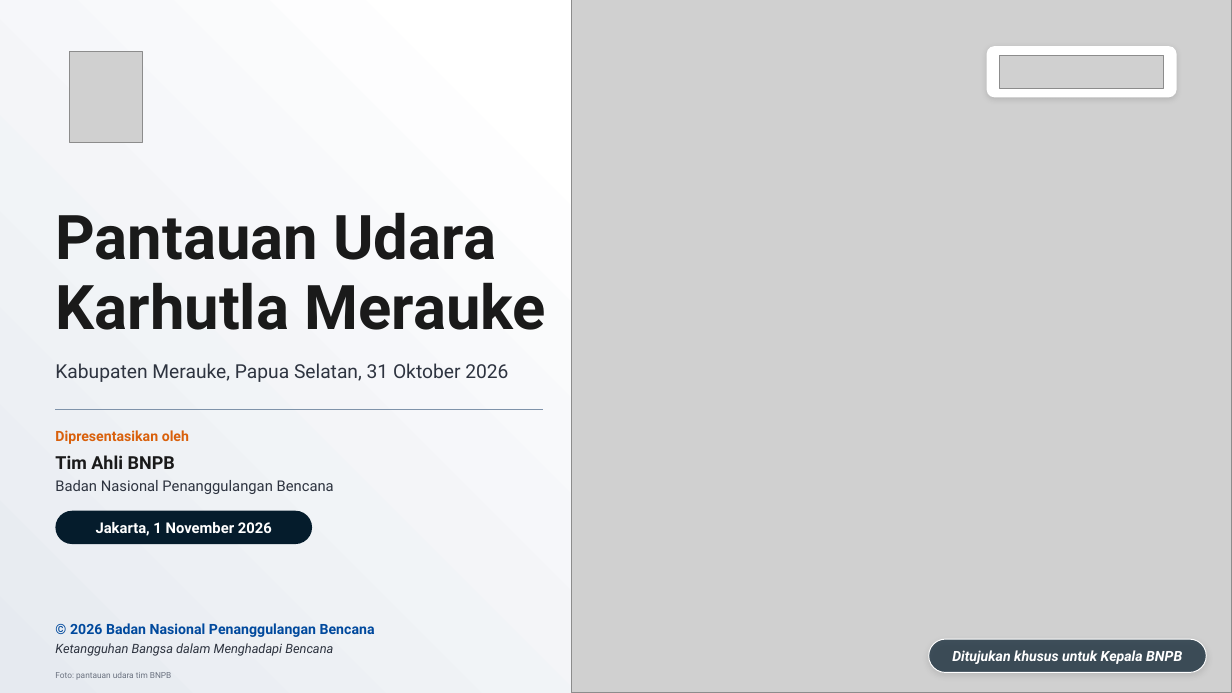
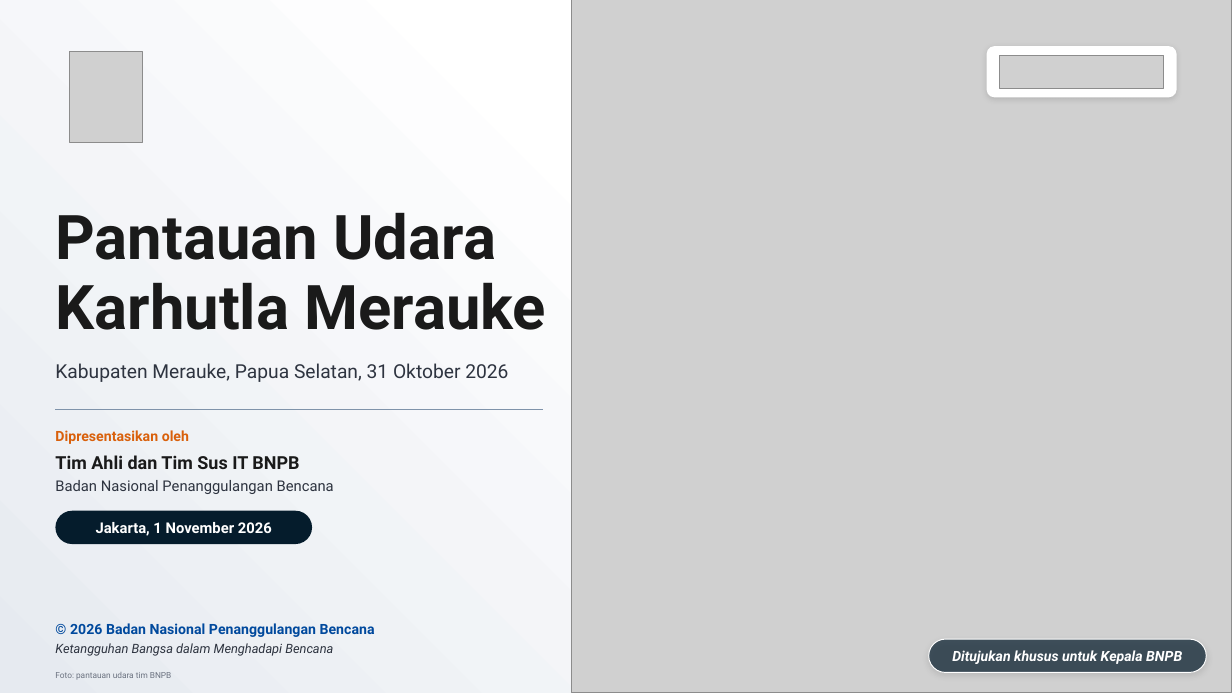
Before and after one commit to terasurbannetwork/poskokarhutla, a slide deck: slide 1 of docs/deck-bnpb/Pantauan Udara Merauke 011126/Pantauan Udara Merauke 011126.pptx. Drawn at 1232x693 pixels with LibreOffice and Linux fonts; fonts in the diff are those of the drawing; grey boxes stand for pictures. Boxes give left, top, right and bottom in pixels: in the first picture for what was removed or moved away, otherwise in the second. Text is boxed around its words. In the diff, an @@ line names an element or a change of style, - is before the commit and + after.

```diff
--- a/docs/deck-bnpb/Pantauan Udara Merauke 011126/Pantauan Udara Merauke 011126.pptx
+++ b/docs/deck-bnpb/Pantauan Udara Merauke 011126/Pantauan Udara Merauke 011126.pptx
@@ text at box(55, 455, 299, 469): text changed @@
-Tim Ahli BNPB
+Tim Ahli dan Tim Sus IT BNPB
```
Also in this commit, not shown: 1 other slide changed, 9 other files.
